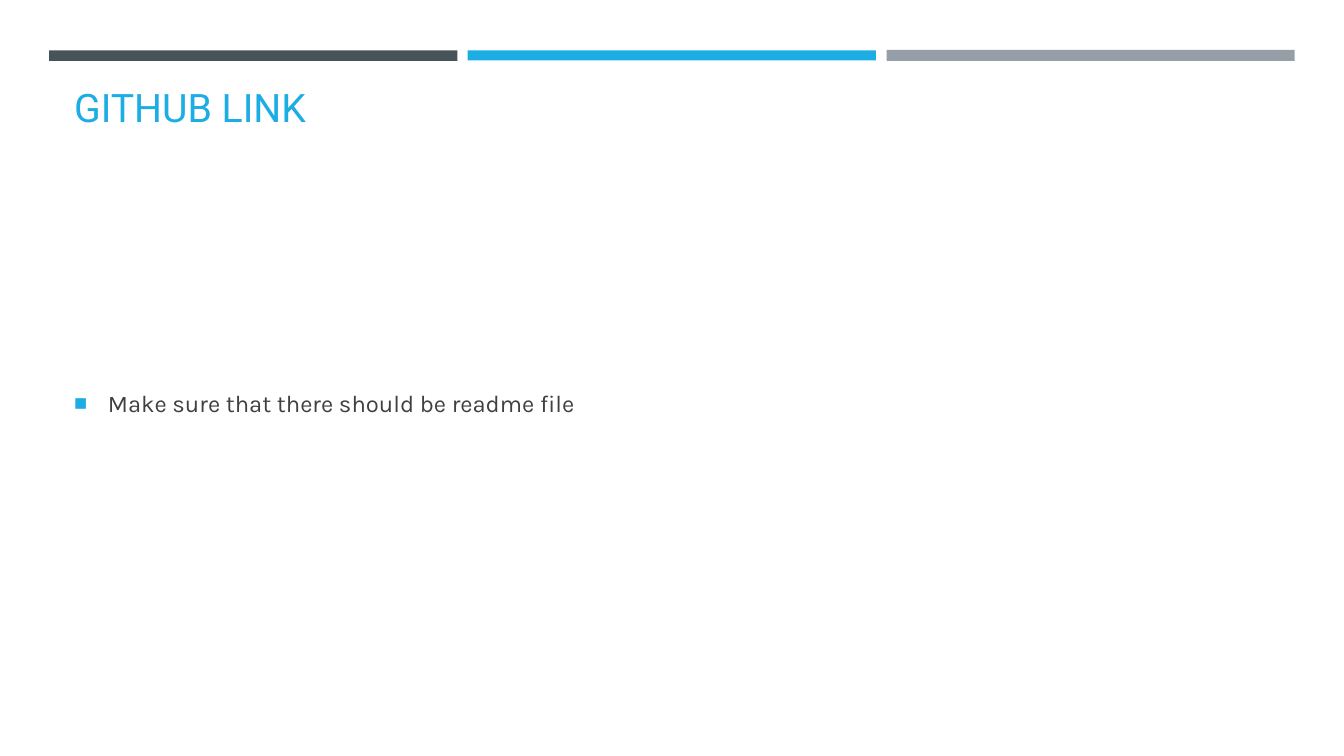
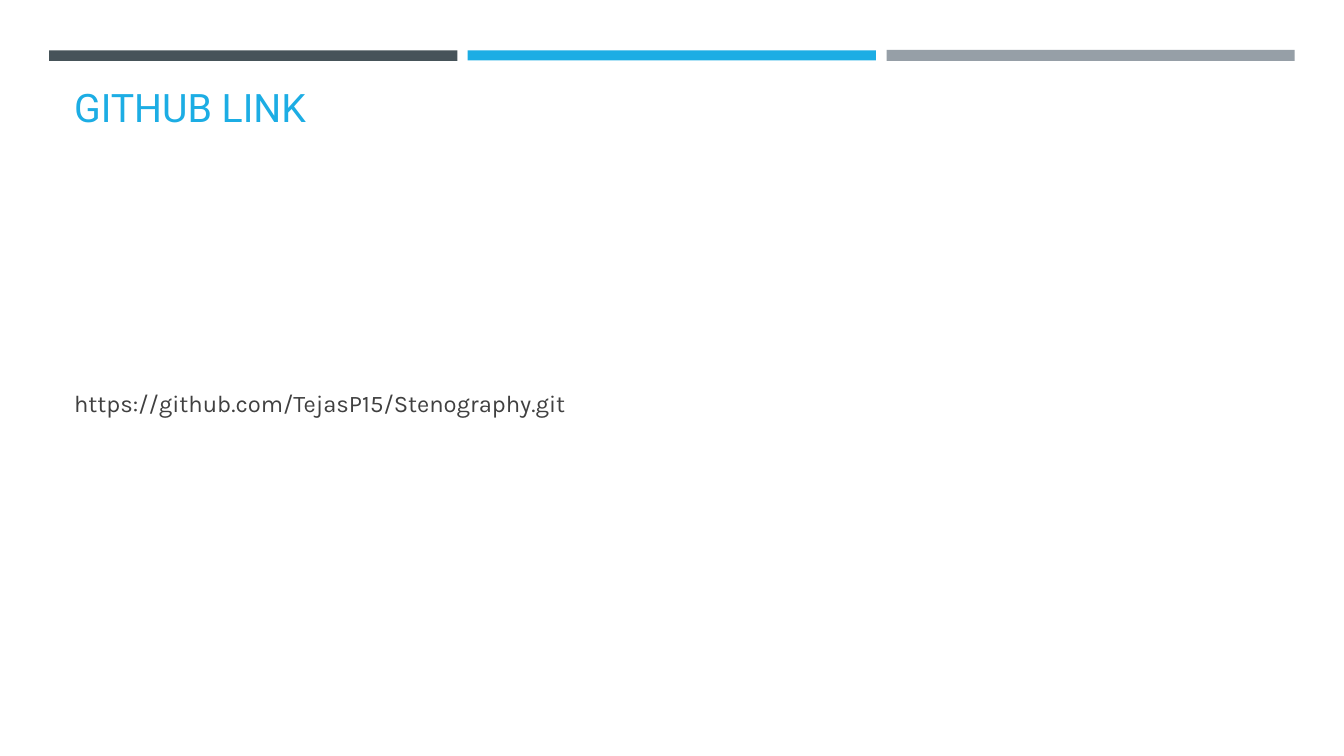
Before and after one commit to TejasP15/Stenography, a slide deck: slide 9 of AICTE PPT.pptx. Drawn at 1344x756 pixels with LibreOffice and Linux fonts; fonts in the diff are those of the drawing; background and template pictures are left out. Boxes give left, top, right and bottom in pixels: in the first picture for what was removed or moved away, otherwise in the second. Text is boxed around its words. In the diff, an @@ line names an element or a change of style, - is before the commit and + after.

```diff
--- a/AICTE PPT.pptx
+++ b/AICTE PPT.pptx
@@ text at (74, 394, 565, 418): text changed @@
-■ Make sure that there should be readme file
+https://github.com/TejasP15/Stenography.git
```
